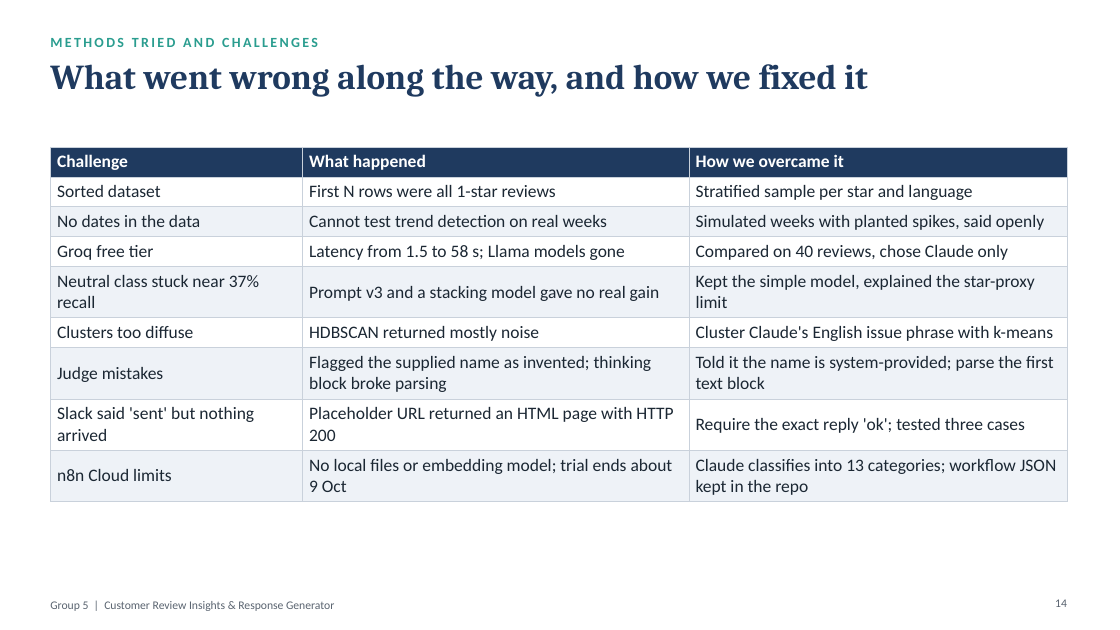
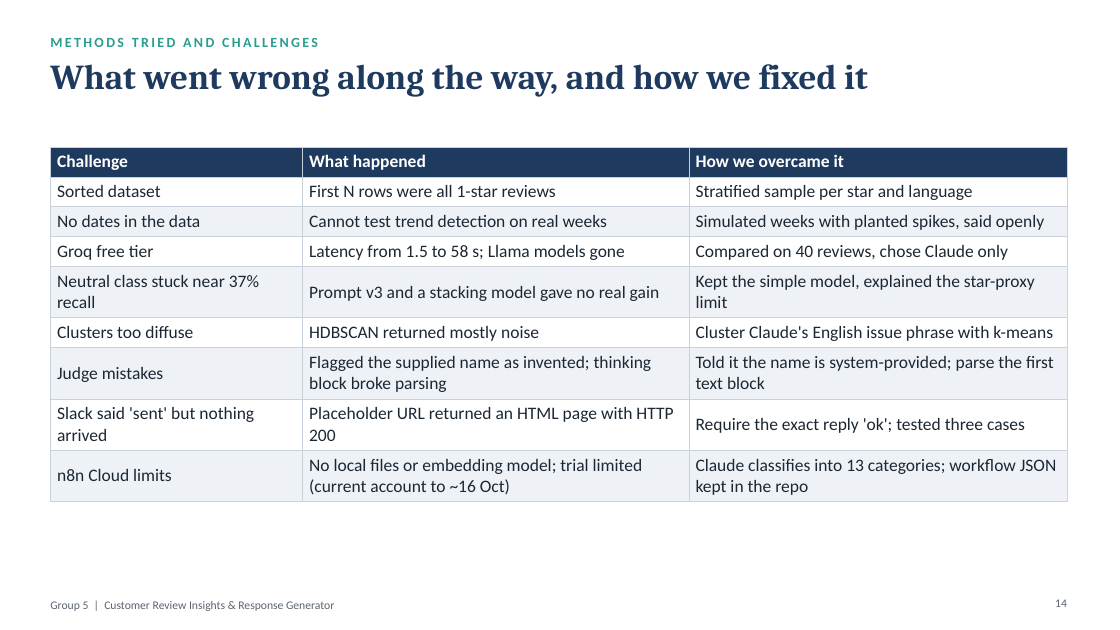
Before and after one commit to west01srinivas-hue/Capstone_Project_Group_5, a slide deck: slide 14 of docs/final/Final_Presentation.pptx. Drawn at 1120x630 pixels with LibreOffice and Linux fonts; fonts in the diff are those of the drawing. Boxes give left, top, right and bottom in pixels: in the first picture for what was removed or moved away, otherwise in the second. Text is boxed around its words. In the diff, an @@ line names an element or a change of style, - is before the commit and + after.

```diff
--- a/docs/final/Final_Presentation.pptx
+++ b/docs/final/Final_Presentation.pptx
@@ table at <box>50,147,1067,499</box> @@
-row 9, column 2: No local files or embedding model; trial ends about 9 Oct
+row 9, column 2: No local files or embedding model; trial limited (current account to ~16 Oct)
```
Also in this commit, not shown: 2 other files.
